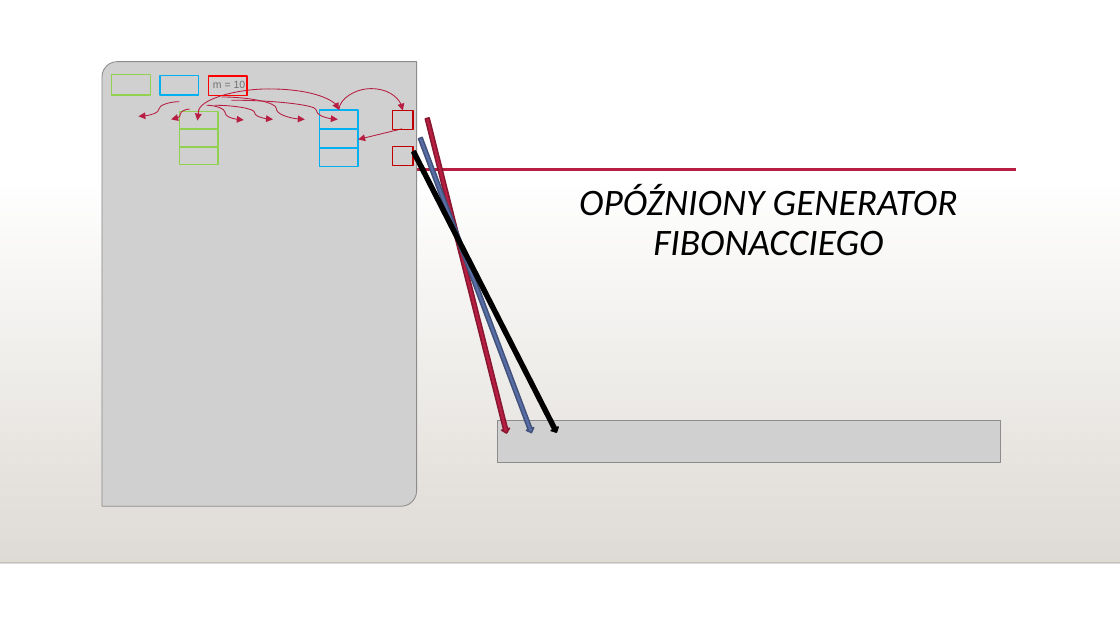
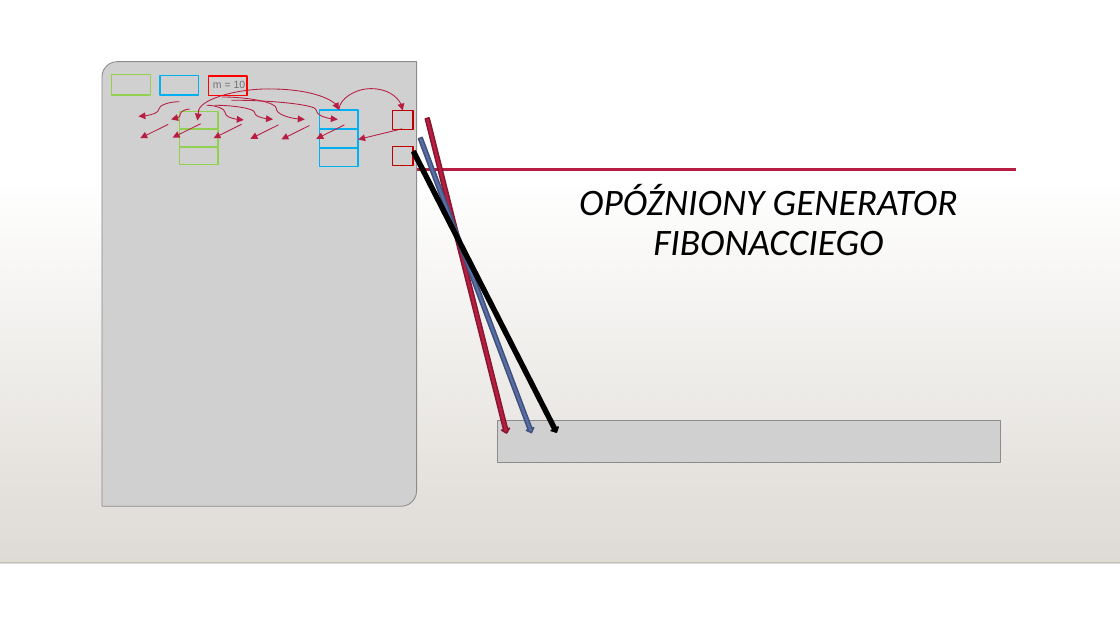
Before and after one commit to infoshareacademy/jdszw1-delta, a slide deck: slide 8 of Python_LFG/JDSZW1DE-19-Prezentacja.pptx. Drawn at 1120x630 pixels with LibreOffice and Linux fonts; fonts in the diff are those of the drawing; grey boxes stand for pictures; background and template pictures are left out. Boxes give left, top, right and bottom in pixels: in the first picture for what was removed or moved away, otherwise in the second. Text is boxed around its words. In the diff, an @@ line names an element or a change of style, - is before the commit and + after.

```diff
--- a/Python_LFG/JDSZW1DE-19-Prezentacja.pptx
+++ b/Python_LFG/JDSZW1DE-19-Prezentacja.pptx
@@ arrow added from (168, 124) to (140, 139), #B71E42 0.75 pt @@
@@ arrow added from (201, 124) to (172, 138), #B71E42 0.75 pt @@
@@ arrow added from (242, 124) to (213, 139), #B71E42 0.75 pt @@
@@ arrow added from (279, 125) to (250, 139), #B71E42 0.75 pt @@
@@ arrow added from (309, 125) to (281, 139), #B71E42 0.75 pt @@
@@ arrow added from (344, 125) to (317, 139), #B71E42 0.75 pt @@
```
